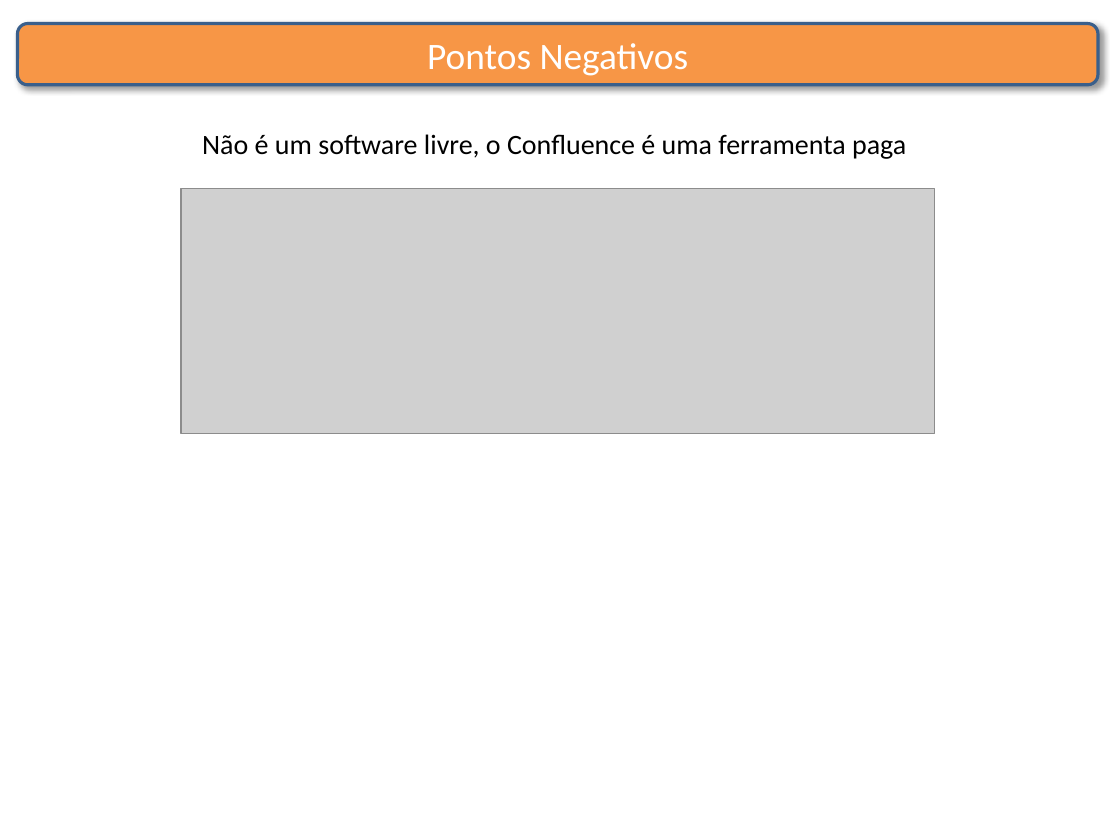
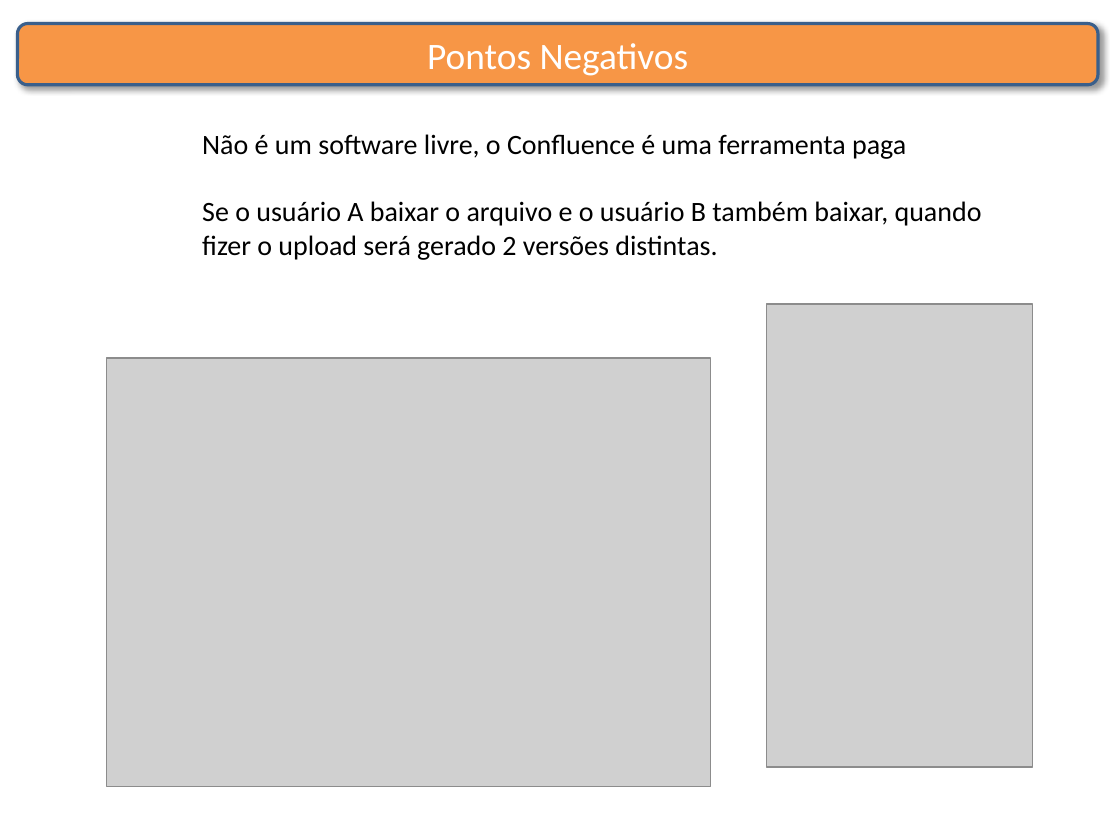
Before and after one commit to saraivagit/projeto, a slide deck: slide 8 of FerramentaConfluence.pptx. Drawn at 1120x840 pixels with LibreOffice and Linux fonts; fonts in the diff are those of the drawing; grey boxes stand for pictures. Boxes give left, top, right and bottom in pixels: in the first picture for what was removed or moved away, otherwise in the second. Text is boxed around its words. In the diff, an @@ line names an element or a change of style, - is before the commit and + after.

```diff
--- a/FerramentaConfluence.pptx
+++ b/FerramentaConfluence.pptx
@@ picture removed at [181, 188, 935, 433] @@
@@ text at [202, 201, 982, 260]: paragraph added @@
+Se o usuário A baixar o arquivo e o usuário B também baixar, quando fizer o upload será gerado 2 versões distintas.
@@ picture added at [766, 304, 1033, 767] @@
@@ picture added at [106, 358, 711, 786] @@
```
Also in this commit, not shown: 2 other slides changed.
